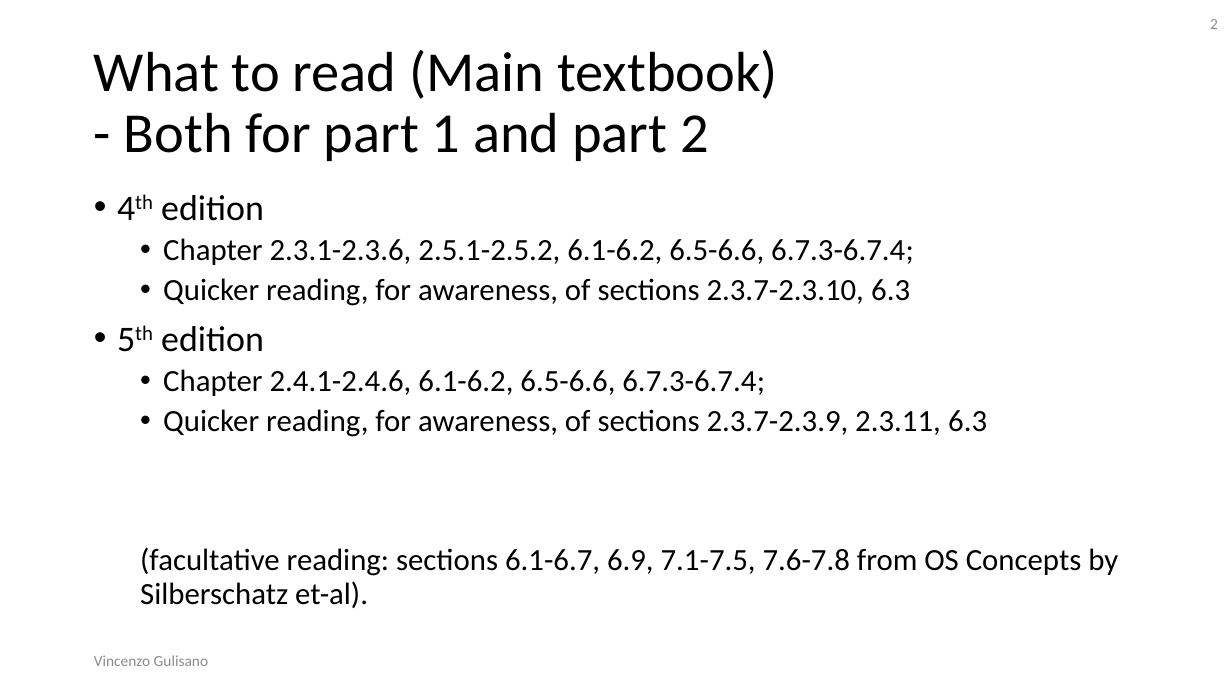
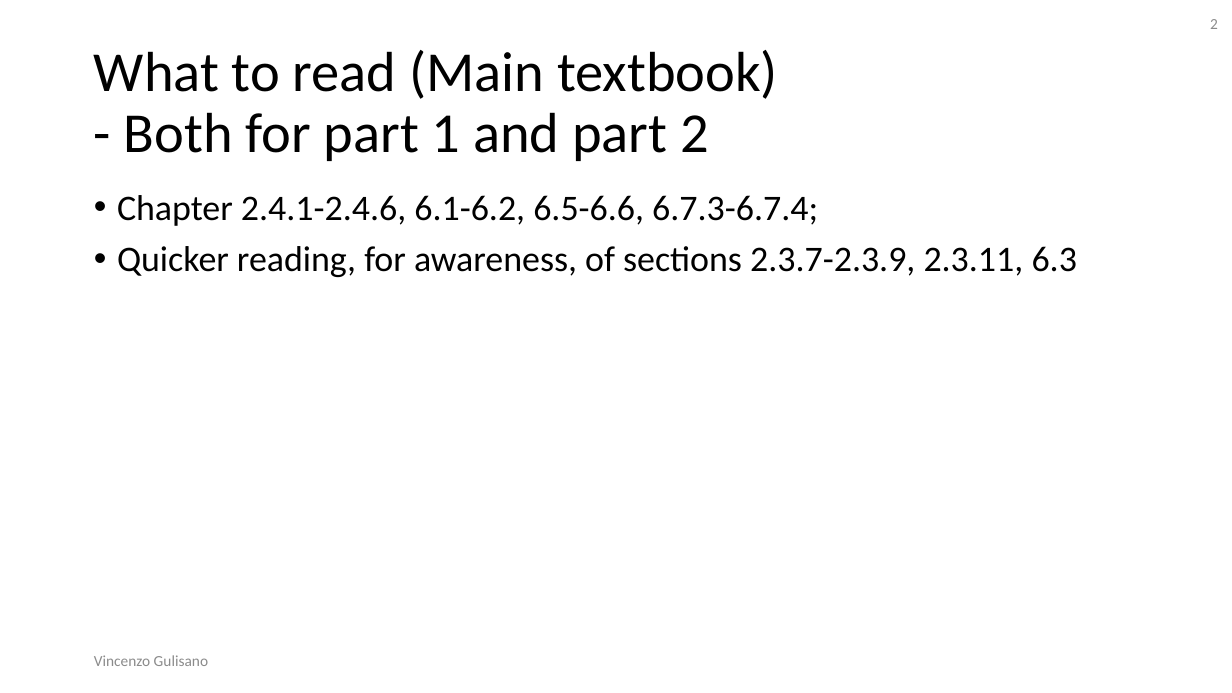
Before and after one commit to vincenzo-gulisano/os_material, a slide deck: slide 2 of slides/synchronization_part_1.pptx. Drawn at 1232x693 pixels with LibreOffice and Linux fonts; fonts in the diff are those of the drawing. Boxes give left, top, right and bottom in pixels: in the first picture for what was removed or moved away, otherwise in the second. Text is boxed around its words. In the diff, an @@ line names an element or a change of style, - is before the commit and + after.

Commit message:
fixed reading instructions in synchronization slides

```diff
--- a/slides/synchronization_part_1.pptx
+++ b/slides/synchronization_part_1.pptx
@@ text "Chapter 2.4.1-2.4.6, 6.1-6.2, 6.5-6.6, 6.7.3-6.7.4;" at [117,195,1077,277]: size 24 to 28 pt; list level 2 to 1 in "Chapter 2.4.1-2.4.6, 6.1-6.2, 6.5-6.6, 6.7.3-6.7.4;"; list level 2 to 1 in "Quicker reading, for awareness, of ..." @@
@@ text at [161,195,914,352]: paragraphs removed @@
-• 4th edition
-  • Chapter 2.3.1-2.3.6, 2.5.1-2.5.2, 6.1-6.2, 6.5-6.6, 6.7.3-6.7.4;
-  • Quicker reading, for awareness, of sections 2.3.7-2.3.10, 6.3
-• 5th edition
@@ text at [140,547,1118,608]: paragraph removed @@
-  (facultative reading: sections 6.1-6.7, 6.9, 7.1-7.5, 7.6-7.8 from OS Concepts by Silberschatz et-al).
```
Also in this commit, not shown: 3 other files.
